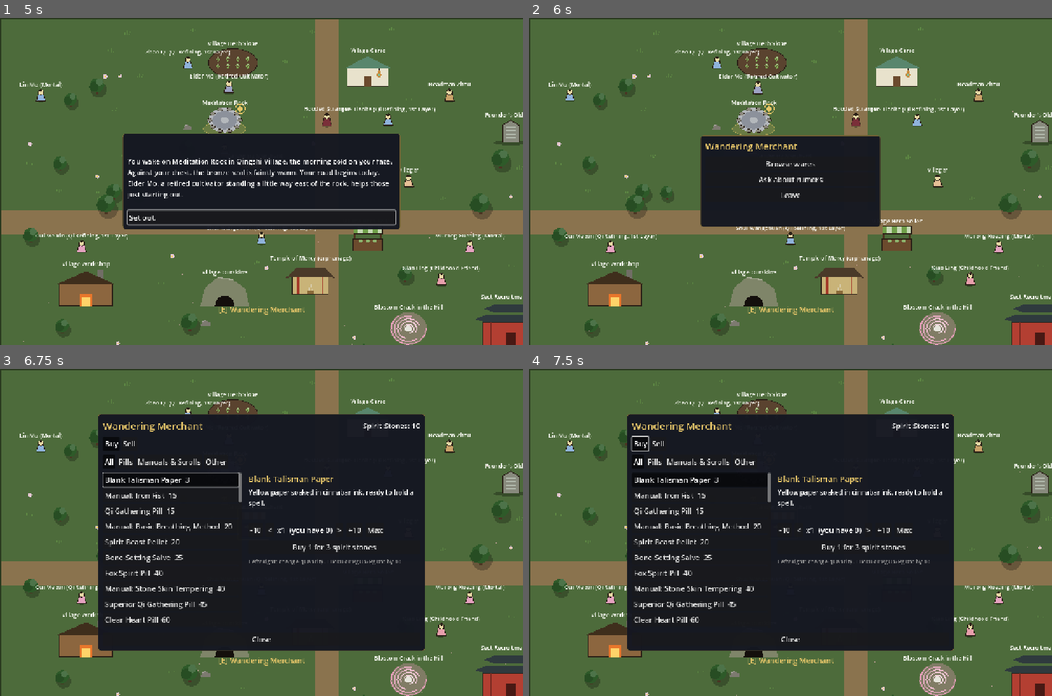
Above: before the commit, frames 1-4 (two rows, left to right).
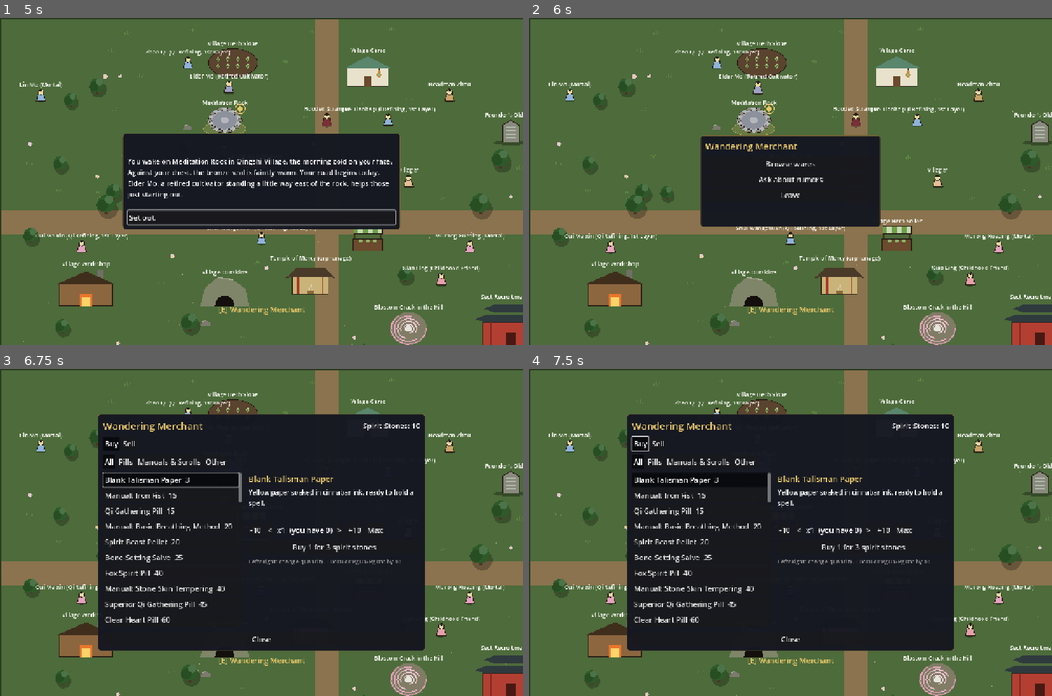
Above: after the commit, the same moments.

Repository: samridghimire/cultivation-game
Game: Godot game, scene res://src/ui/main_menu.tscn
Two runs of this game, one before a commit and one after it. Both use one fixed random seed, a clock stepped at 60 frames per second and the inputs below.
Inputs (mouse positions are in pixels of both pictures, inside the frame that each line leads up to):
- Up to frame 1 (5 s): click "New Game" at 0.5 s; click "Begin" at 1.25 s; click "Reach for it." at 2 s; click "Protect those who cannot prot…" at 2.75 s; click "What are you?" at 3.5 s; click "..." at 4.25 s
- Up to frame 2 (6 s): click "Set out." at 5 s; tap Enter at 5.75 s; move the mouse to (905, 165) at 5.77 s; hold D (move_right) from 5.78 s (still down); hold E (interact) from 5.78 s (still down); click (905, 165) at 5.92 s
- Up to frame 3 (6.75 s): release D (move_right) at 6.5 s; release E (interact) at 6.5 s; click "Browse wares" at 6.5 s
- Up to frame 4 (7.5 s): click "Buy" at 7.25 s

Frame 1 is identical in both runs. In frame 2, less than 0.1% of the frame differs, in the area x 3-91%, y 15-71%; in frame 3, less than 0.1%; in frame 4, less than 0.1%.

Commit message:
[C-038] Two mid-game people for the sect regions
Bai Qingwu (righteous Foundation inner disciple, Azure Peak): errand for 3 Nine-Leaf Soul Grass (Cloud-Sea Orchid Terraces) -> Jade Marrow Pill, qi, favor; turns cold to demonic players.
Shen Wuya (shady Core Formation broker, Fallen Star Market): errand for 2 Star Silver (Meteor Crater Field) -> 650 stones, qi, favor. Both have journal errands and turn-in test rows.

Co-Authored-By: Claude Sonnet 5.5 <noreply@anthropic.com>
Claude-Session: https://claude.ai/code/session_013YwE7VPwntn6mxMwKtEa6y

Diff:
--- /dev/null
+++ b/data/dialogue/broker_shen.json
@@ -0,0 +1,22 @@
+{
+  "id": "broker_shen",
+  "entries": [{"node": "greet"}],
+  "nodes": {
+    "greet": {"text": "Sit, sit. I trade in what people would rather not say aloud, and I never ask what you plan to do with it. Names, routes, debts. Everything has a price.",
+      "choices": [
+        {"label": "Ask what moves through the market.", "next": "rumours"},
+        {"label": "Buy him a cup of rice wine and let him talk. (2 days)", "next": "wine", "days": 2, "favor": 5, "effects": {"qi": 1500, "items": {"spirit_stone": -10}}},
+        {"label": "Ask if he needs anything found.", "next": "errand_ask", "if": {"not_flag": "errand_shen_asked"}},
+        {"label": "Bring the two Star Silver Shen asked for.", "next": "errand_thanks", "if": {"has_items": {"star_silver": 2}, "flag": "errand_shen_asked", "not_flag": "errand_shen_done"}, "effects": {"items": {"star_silver": -2, "spirit_stone": 650}, "qi": 3000, "set_flag": "errand_shen_done"}, "favor": 15},
+        {"label": "Not today.", "next": "end"}
+      ]},
+    "rumours": {"text": "Sect envoys buy herbs by the cartload before a breakthrough season, and prices follow them. The crater keeps spitting out star metal, and the foolish keep dying in it. Both are opportunities.",
+      "choices": [{"label": "...", "next": "greet"}]},
+    "wine": {"text": "His hollow eyes brighten for an hour. By the second cup he has told you three secrets, two of them true.",
+      "choices": [{"label": "...", "next": "greet"}]},
+    "errand_ask": {"text": "A client of mine wants star silver, quietly, and the crater has made my usual diggers cautious. Two lumps from the Meteor Crater Field. I will pay well, and not ask who you are.",
+      "choices": [{"label": "I will bring it.", "next": "greet", "effects": {"set_flag": "errand_shen_asked"}}]},
+    "errand_thanks": {"text": "Clean silver, no star-fire left in it. You have good hands, friend. My client pays, I pay you, and no one ever learns your name.",
+      "choices": [{"label": "...", "next": "greet"}]}
+  }
+}
--- /dev/null
+++ b/data/dialogue/disciple_bai.json
@@ -0,0 +1,27 @@
+{
+  "id": "disciple_bai",
+  "entries": [
+    {"node": "demonic", "if": {"max_alignment": -300}},
+    {"node": "greet"}
+  ],
+  "nodes": {
+    "greet": {"text": "Peace, fellow cultivator. I am Bai Qingwu of the Azure Cloud Sect, walking the peak to settle my Dao-heart. The orchid terraces are kind to those who tread softly.",
+      "choices": [
+        {"label": "Ask how she steadied her Foundation.", "next": "foundation"},
+        {"label": "Walk the terraces with her in silence. (3 days)", "next": "walk", "days": 3, "favor": 5, "effects": {"qi": 1500}},
+        {"label": "Ask if the sect lacks anything.", "next": "errand_ask", "if": {"not_flag": "errand_bai_asked"}},
+        {"label": "Bring the three Nine-Leaf Soul Grass Bai asked for.", "next": "errand_thanks", "if": {"has_items": {"nine_leaf_soul_grass": 3}, "flag": "errand_bai_asked", "not_flag": "errand_bai_done"}, "effects": {"items": {"nine_leaf_soul_grass": -3, "jade_marrow_pill": 1}, "qi": 2500, "alignment": 10, "set_flag": "errand_bai_done"}, "favor": 15},
+        {"label": "Farewell, senior sister.", "next": "end"}
+      ]},
+    "foundation": {"text": "I did not chase the pill. I chased a clear mind, and the Foundation came as the cold comes down the mountain. Do not hurry the layers; they remember every shortcut.",
+      "choices": [{"label": "...", "next": "greet"}]},
+    "walk": {"text": "You walk until the mist closes behind you. She says nothing, and the quiet does more for your qi than any lecture.",
+      "choices": [{"label": "...", "next": "greet"}]},
+    "errand_ask": {"text": "An elder is mending his soul, and the sect's stores of Nine-Leaf Soul Grass ran dry in the last frost. It grows on these terraces for those who know where to look. Three stalks, and I will see you repaid.",
+      "choices": [{"label": "I will gather them.", "next": "greet", "effects": {"set_flag": "errand_bai_asked"}}]},
+    "errand_thanks": {"text": "Nine leaves, all whole. The elder will sleep easier, and so will I. Take this pill from my own allotment, and the sect will hear your name kindly.",
+      "choices": [{"label": "...", "next": "greet"}]},
+    "demonic": {"text": "Her hand rests on her sword hilt, though her voice stays level. 'Blood clings to you like mist. Walk on, and I will pretend I did not see where you came from.'",
+      "choices": [{"label": "Leave.", "next": "end"}]}
+  }
+}
--- a/data/npcs.json
+++ b/data/npcs.json
@@ -37,6 +37,8 @@
      "gender": "male", "surname": "Hei", "given_name": "Wu",
      "realm": "qi_refining", "stage": 7, "age_years": 94, "alignment": -140, "roots": {"water": 52, "wood": 38},
      "attributes": {"charisma": 12, "fortune": 11}, "cultivates": true, "diligence": 0.4, "dialogue": "peddler_hei", "deed_context": "marsh_captive"},
+    {"id": "disciple_bai", "name": "Bai Qingwu", "title": "Azure Cloud Inner Disciple", "region": "azure_peak", "pos": [900, 610], "color": "8fc4e8", "gender": "female", "surname": "Bai", "given_name": "Qingwu", "realm": "foundation_establishment", "stage": 4, "age_years": 58, "alignment": 260, "roots": {"water": 62, "wood": 38}, "attributes": {"comprehension": 14, "spirit": 13}, "cultivates": true, "dialogue": "disciple_bai"},
+    {"id": "broker_shen", "name": "Shen Wuya", "title": "Hollow-Eyed Broker", "region": "fallen_star_market", "pos": [1000, 600], "color": "7a6a8a", "gender": "male", "surname": "Shen", "given_name": "Wuya", "realm": "core_formation", "stage": 1, "age_years": 214, "alignment": -150, "roots": {"metal": 58, "water": 44}, "attributes": {"charisma": 14, "fortune": 13}, "cultivates": true, "diligence": 0.2, "dialogue": "broker_shen"},
     {"id": "patriarch_lin", "name": "Patriarch Lin", "title": "Founding Patriarch of the Azure Cloud Sect", "region": "azure_peak", "pos": [900, 450], "color": "dfe8f2",
      "gender": "male", "surname": "Lin", "given_name": "Wuya",
      "realm": "nascent_soul", "stage": 2, "age_years": 640, "alignment": 520, "roots": {"water": 82, "metal": 58},
@@ -58,6 +60,8 @@
     {"npc": "peddler_hei", "asked_flag": "errand_hei_asked", "done_flag": "errand_hei_done", "text": "Peddler Hei asked for 3 Purple Cloud Mushrooms (Corpse-Lily Bog)."},
     {"npc": "patriarch_lin", "asked_flag": "errand_lin_asked", "done_flag": "errand_lin_done", "text": "Patriarch Lin asked for 3 Ice Soul Flowers (Frost Ledge, Azure Peak)."},
     {"npc": "old_monster_gui", "asked_flag": "errand_gui_asked", "done_flag": "errand_gui_done", "text": "Old Monster Gui asked for 3 Blood Ginseng (Corpse-Lily Bog, Withered Bone Marsh)."},
-    {"npc": "alchemist_ye", "asked_flag": "errand_ye_asked", "done_flag": "errand_ye_done", "text": "Ye Zhuoran asked for 3 Cloud Mist Orchids (Thunder-Struck Terraces, Myriad Peaks Ridge)."}
+    {"npc": "alchemist_ye", "asked_flag": "errand_ye_asked", "done_flag": "errand_ye_done", "text": "Ye Zhuoran asked for 3 Cloud Mist Orchids (Thunder-Struck Terraces, Myriad Peaks Ridge)."},
+    {"npc": "disciple_bai", "asked_flag": "errand_bai_asked", "done_flag": "errand_bai_done", "text": "Bai Qingwu asked for 3 Nine-Leaf Soul Grass (Cloud-Sea Orchid Terraces, Azure Peak)."},
+    {"npc": "broker_shen", "asked_flag": "errand_shen_asked", "done_flag": "errand_shen_done", "text": "Shen Wuya asked for 2 Star Silver (Meteor Crater Field, Fallen Star Market)."}
   ]
 }
--- a/tests/unit/test_npcs_dialogue.gd
+++ b/tests/unit/test_npcs_dialogue.gd
@@ -221,6 +221,8 @@
 		"patriarch_lin": ["Bring the three Ice Soul Flowers", {"ice_soul_flower": 3}, "errand_lin"],
 		"old_monster_gui": ["Bring the three Blood Ginseng", {"blood_ginseng": 3}, "errand_gui"],
 		"alchemist_ye": ["Bring the three Cloud Mist Orchids", {"cloud_mist_orchid": 3}, "errand_ye"],
+		"disciple_bai": ["Bring the three Nine-Leaf Soul Grass", {"nine_leaf_soul_grass": 3}, "errand_bai"],
+		"broker_shen": ["Bring the two Star Silver", {"star_silver": 2}, "errand_shen"],
 	}
 	var npcs := _npcs()
 	for npc_id: String in errands:
